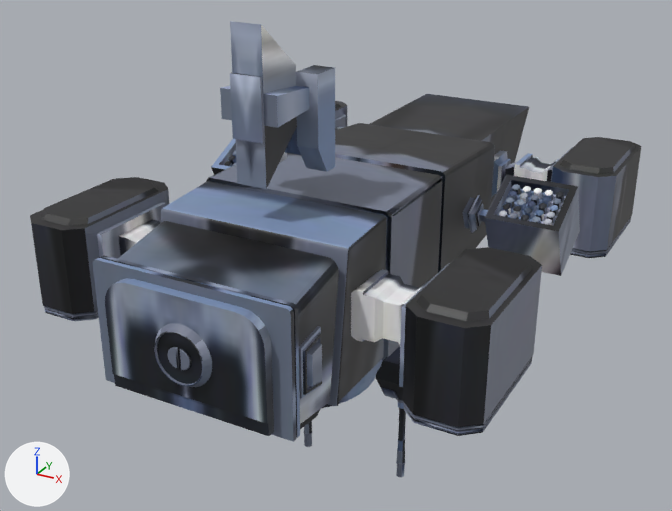
One commit to the FBX model Assets/@1_GJY/Art/Models/Boss_GunShip.fbx: the scene before it, then after it.
Before and after are seen from a 50 mm camera at (4.9, -8.81, 4.34) aimed at (-0.29, 0.62, -0.38). The lights are fixed; the arrows at lower left show +X, +Y and +Z. Where no turn or scale is listed for an object, it has been applied to the vertices.

In view in the first picture: 'Body', 'RocketPod', 'UnderCannon', 'UnderCannonBody', 'UnderCannonPivot'.
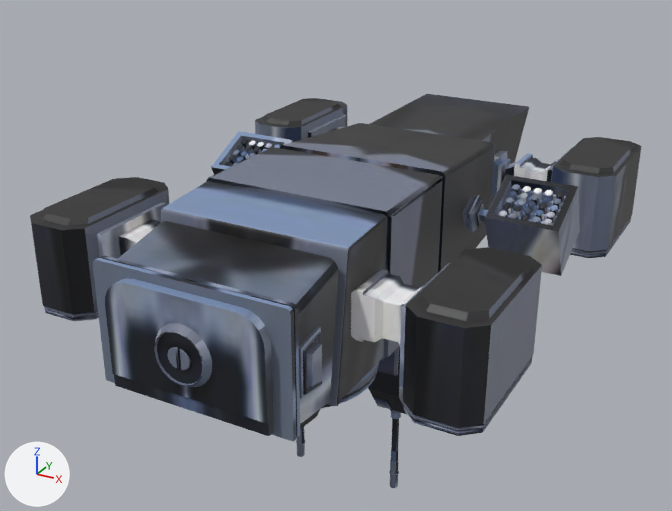
Commit message: Fix: Boss Model 수정

Location of each change, [x1, y1, x2, y2] in pixels of the pictures (672 x 511 px):
'UnderCannonBody', moved (not visible afterwards)
    before: [220, 21, 335, 189]
'UnderCannon', moved
    before: [304, 346, 406, 477]
    after: [296, 346, 407, 488]
'UnderCannonPivot', reshaped, moved (6% narrower)
    before: [322, 360, 383, 408]
    after: [322, 362, 379, 408]

What the commit changed:
me_cylinder is used by ob_undercannonpivot; location (0.0, -0.83, -0.75).
me_cylinder had 320 vertices, 290 faces and spanned x -1.0..1.0, y -1.0..1.0, z -0.41..0.0.
me_cylinder now has 320 vertices, 290 faces and spans x -1.0..1.0, y -1.0..1.0, z -0.2..0.2.
me_cylinder part 1: 320 of 320 vertices moved; they spanned x -1.0..1.0, y -1.0..1.0, z -0.41..0.0 and now span x -1.0..1.0, y -1.0..1.0, z -0.2..0.2; mean shift (0.0, 0.0, 0.16); largest move (0.83, -0.55, -0.23) -> (0.8, -0.53, -0.02).
Object 'UnderCannonBody' (ob_undercannonbody) moves from (0.0, -1.13, 1.97) to (0.0, 1.26, -0.37).
Object 'UnderCannon' (ob_undercannon) moves from (0.0, 0.4, -0.94) to (0.0, 0.19, -0.98).
Object 'UnderCannonPivot' (ob_undercannonpivot) moves from (0.0, -0.83, -0.75) to (0.0, -0.83, -0.95).
